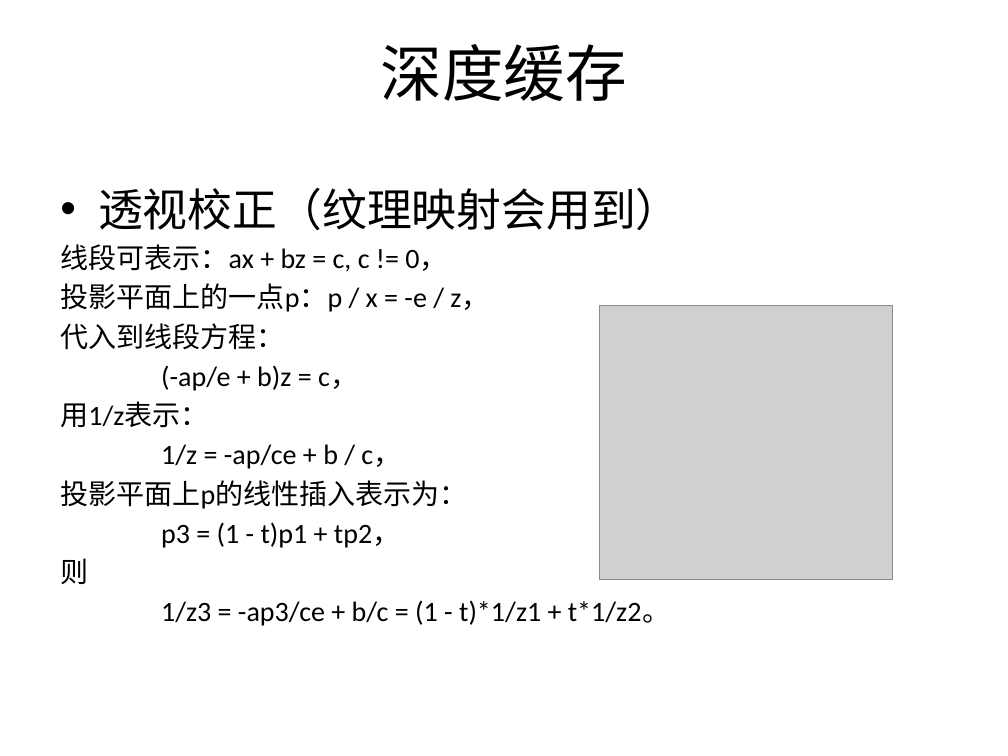
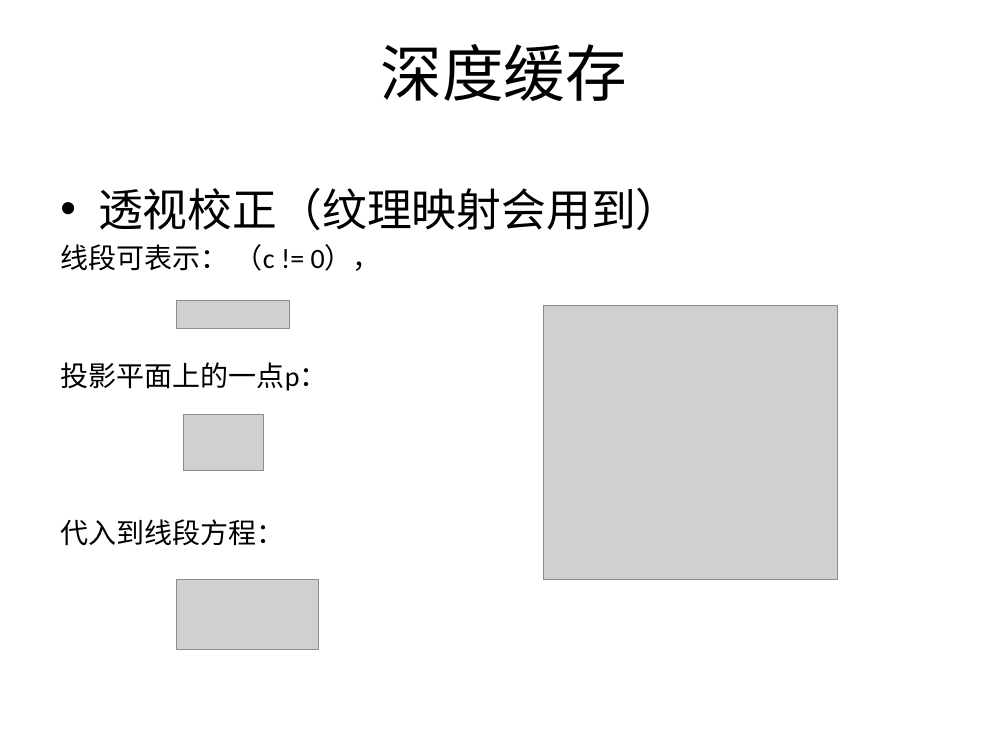
Before and after one commit to SeventhMage/MagicX, a slide deck: slide 38 of SoftEngine/doc/SoftwareRender.pptx (slide 37 before the commit). Drawn at 1008x756 pixels with LibreOffice and Linux fonts; fonts in the diff are those of the drawing; grey boxes stand for pictures; background and template pictures are left out. Boxes give left, top, right and bottom in pixels: in the first picture for what was removed or moved away, otherwise in the second. Text is boxed around its words. In the diff, an @@ line names an element or a change of style, - is before the commit and + after.

```diff
--- a/SoftEngine/doc/SoftwareRender.pptx
+++ b/SoftEngine/doc/SoftwareRender.pptx
@@ text at (60, 244, 381, 391): text changed @@
-线段可表示：ax + bz = c, c != 0，
-投影平面上的一点p：p / x = -e / z，
+线段可表示： （c != 0），
+投影平面上的一点p：
@@ picture added at (176, 301, 289, 329) @@
@@ picture: place and size @@
-picture at (599, 305, 892, 581)
+picture at (543, 305, 837, 581)
@@ text at (60, 365, 670, 626): paragraphs removed @@
-(-ap/e + b)z = c，
-用1/z表示：
-1/z = -ap/ce + b / c，
-投影平面上p的线性插入表示为：
-p3 = (1 - t)p1 + tp2，
-则
-1/z3 = -ap3/ce + b/c = (1 - t)*1/z1 + t*1/z2。
@@ picture added at (183, 414, 264, 471) @@
@@ picture added at (176, 580, 320, 649) @@
```
Also in this commit, not shown: 3 other slides changed, 2 slides added.
